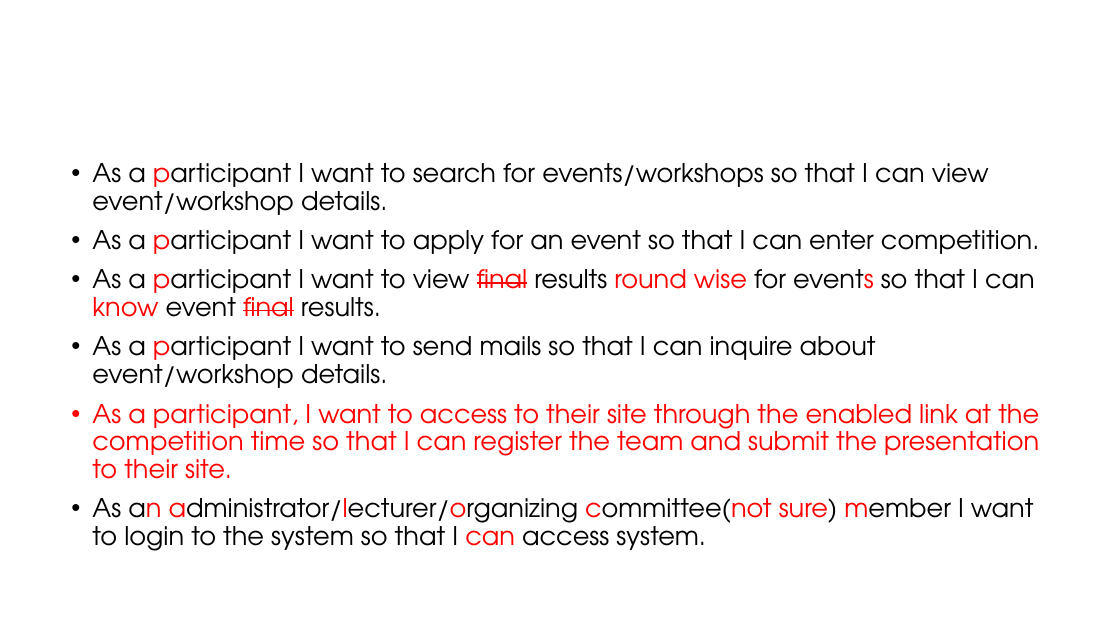
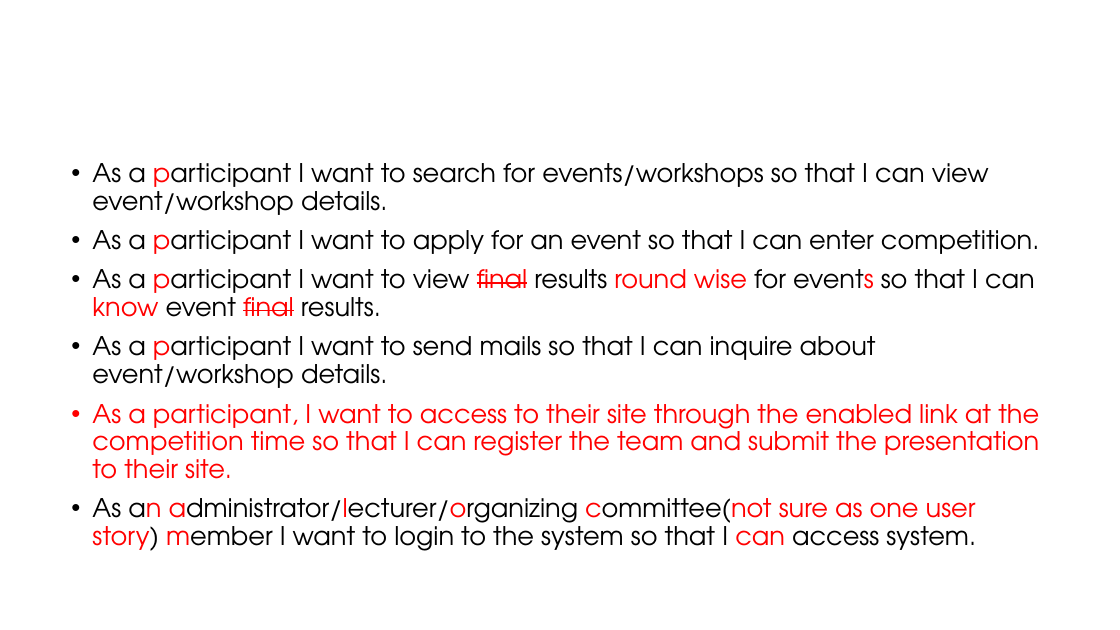
Before and after one commit to Sajith16/CSSEDocs, a slide deck: slide 13 of CodeFest-Management-Tool.pptx. Drawn at 1120x630 pixels with LibreOffice and Linux fonts; fonts in the diff are those of the drawing; background and template pictures are left out. Boxes give left, top, right and bottom in pixels: in the first picture for what was removed or moved away, otherwise in the second. Text is boxed around its words. In the diff, an @@ line names an element or a change of style, - is before the commit and + after.

```diff
--- a/CodeFest-Management-Tool.pptx
+++ b/CodeFest-Management-Tool.pptx
@@ text at bbox=[92, 498, 976, 551]: text changed @@
-• As an administrator/lecturer/organizing committee(not sure) member I want to login to the system so that I can access system.
+• As an administrator/lecturer/organizing committee(not sure as one user story) member I want to login to the system so that I can access system.
```
Also in this commit, not shown: 1 other slide changed.
